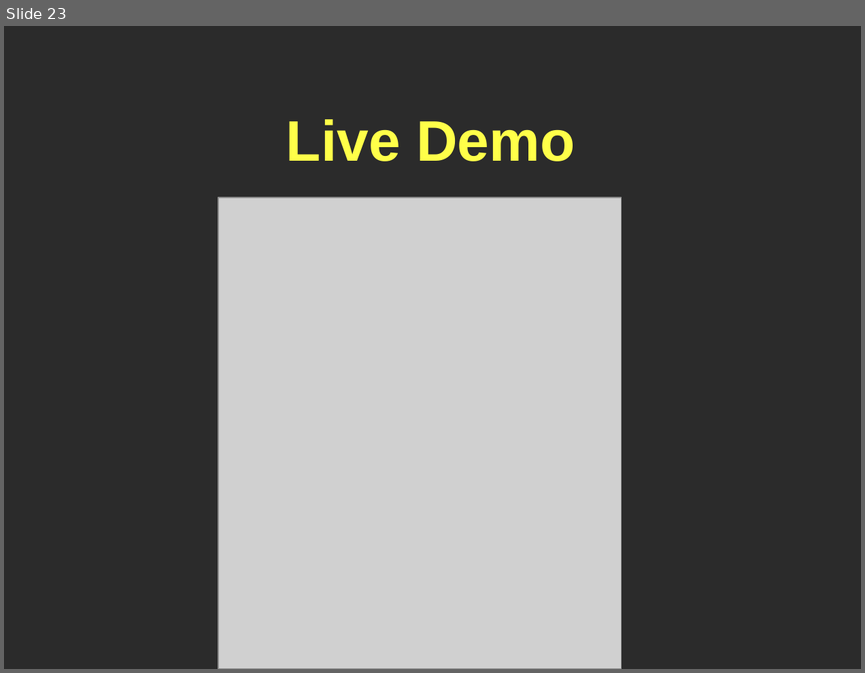
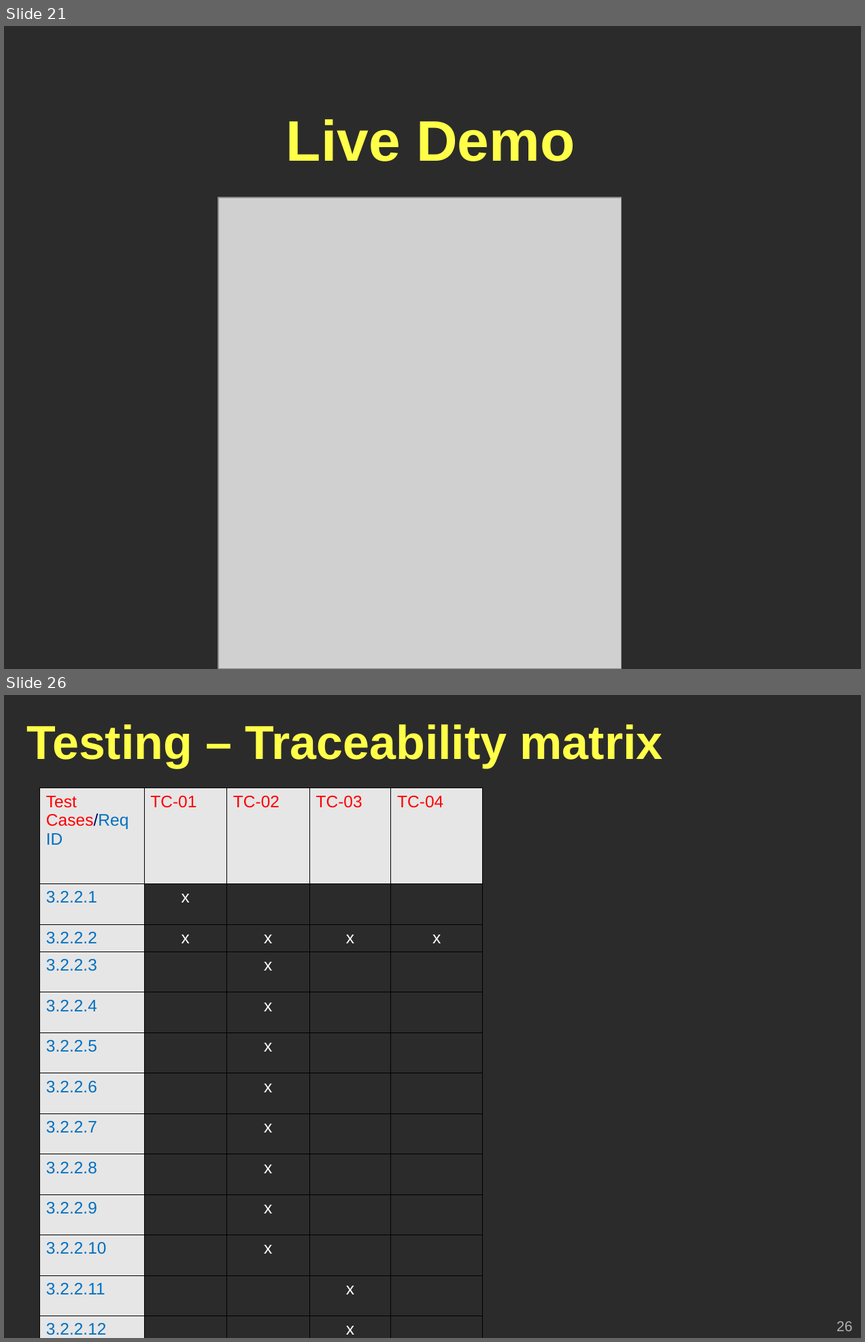
Before and after one commit to Geoffsc/psu-edu-sweng500, a slide deck: docs/presentation/sweng500-carpool-presentation.ppt. Shown one above the other, each under a label of ours: slide 23 before the commit, slides 21 and 26 after it; the slides between them are not shown. The pictures are 865x673 and 865x1342 pixels, drawn with LibreOffice and Linux fonts; fonts in the diff are those of the drawing; grey boxes stand for pictures; background and template pictures are left out; a plain dark background stands for a picture behind light text. Boxes give left, top, right and bottom in pixels: in the first picture for what was removed or moved away, otherwise in the second. Text is boxed around its words. In the diff, an @@ line names an element or a change of style, - is before the commit and + after.

Commit message:
Adds test slides to the presentation.

```diff
--- a/docs/presentation/sweng500-carpool-presentation.ppt
+++ b/docs/presentation/sweng500-carpool-presentation.ppt
@@ slide 26 added at (4, 695, 861, 1338), background picture (left out) @@
@@ title added at (27, 724, 663, 768), 40 pt, text #FFFF49, bold @@
+Testing – Traceability matrix
@@ table added at (40, 787, 483, 1338), 22 rows, 5 columns @@
+Test Cases/Req ID | TC-01 | TC-02 | TC-03 | TC-04
+3.2.2.1 | x |  |  | 
+3.2.2.2 | x | x | x | x
+3.2.2.3 |  | x |  | 
+3.2.2.4 |  | x |  | 
+3.2.2.5 |  | x |  | 
+3.2.2.6 |  | x |  | 
+3.2.2.7 |  | x |  | 
+3.2.2.8 |  | x |  | 
+3.2.2.9 |  | x |  | 
+3.2.2.10 |  | x |  | 
+3.2.2.11 |  |  | x | 
+3.2.2.12 |  |  | x | 
+3.2.2.13 |  |  | x | 
+3.3.2.1 |  |  |  | x
+3.3.2.2 |  |  |  | x
+3.3.2.3 |  |  | x | x
+3.3.2.4 |  |  |  | x
+3.3.2.5 |  |  |  | x
+3.3.2.6 |  |  |  | x
+3.3.2.7 |  |  |  | x
+3.3.2.8 |  |  |  | x
@@ page number added at (836, 1321, 852, 1331), 12 pt, text #B2B2B2 @@
+26
@@ what was slide 23 is now slide 21 @@
```
Also in this commit, not shown: 4 other slides added.
